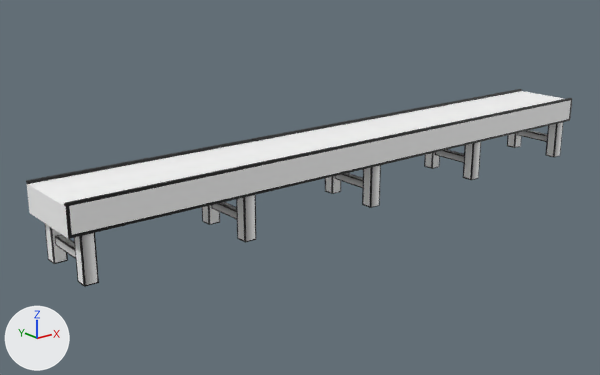
The FBX model Assets/Models/Blender/conveyor.fbx: old version first, new version second.
One viewpoint serves both versions: a 50 mm lens placed at (-10.87, -11.91, 5.26), pointed at (-0.9, 0.54, 0.27). Arrows for +X, +Y and +Z are at lower left; the lights stay in place.

In view in the first picture: 'Cube', 'Legs', 'Legs.001', 'Legs.002', 'Legs.003', 'Legs.004'.
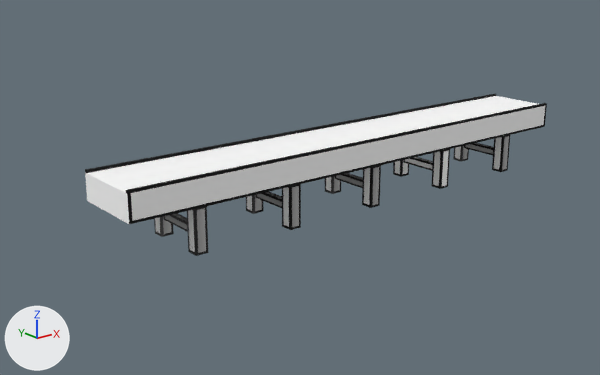
What differs and where, as boxes (x1, y1, x2, y2) in the pictures (600 x 375 px):
'Cube', surface changed, turned, rescaled (grey to black): before (26, 89, 572, 239); after (85, 94, 547, 224)
'Legs.002', surface changed, moved, turned, rescaled: before (44, 223, 99, 287); after (453, 135, 510, 172)
'Legs.001', surface changed, moved, turned, rescaled: before (202, 195, 256, 243); after (393, 149, 450, 189)
'Legs.003', surface changed, moved, turned, rescaled: before (424, 142, 481, 180); after (246, 184, 301, 230)
'Legs.004', surface changed, moved, turned, rescaled: before (507, 122, 563, 158); after (154, 206, 208, 256)
'Legs', surface changed, turned, rescaled: (325, 165, 381, 208) in both

Edits to the bpy script that builds the scene:
```text
Change mat_material:
    mat_material.roughness: 0.5 -> 1.0
Change me_cube_001:
    where me_cube_001.from_pydata(...)  # 72 vertices, 70 faces; spans x -12.0..12.0, y 0.0..85.0, z -70.0..70.0
    used by ob_legs; location = (0.0, 0.0, 0.0); rotation_euler = (1.571, 0.0, 0.0), in degrees (90, 0, 0); scale = (0.01, 0.01, 0.01)
    me_cube_001 part 4: the whole mesh is turned 90 degrees about the x axis through the mesh origin and scaled by 0.00984
Change me_cube_009:
    where me_cube_009.from_pydata(...)  # 72 vertices, 70 faces; spans x -12.0..12.0, y 0.0..85.0, z -70.0..70.0
    used by ob_legs_004; location = (6.0, 0.0, 0.0); rotation_euler = (1.571, 0.0, 0.0), in degrees (90, 0, 0); scale = (0.01, 0.01, 0.01)
    me_cube_009 part 1: the whole mesh is turned 90 degrees about the x axis through the mesh origin and scaled by 0.00984
Change me_cube_007:
    where me_cube_007.from_pydata(...)  # 72 vertices, 70 faces; spans x -12.0..12.0, y 0.0..85.0, z -70.0..70.0
    used by ob_legs_002; location = (-6.0, 0.0, 0.0); rotation_euler = (1.571, 0.0, 0.0), in degrees (90, 0, 0); scale = (0.01, 0.01, 0.01)
    me_cube_007 part 6: the whole mesh is turned 90 degrees about the x axis through the mesh origin and scaled by 0.00984
Change me_cube_008:
    where me_cube_008.from_pydata(...)  # 72 vertices, 70 faces; spans x -12.0..12.0, y 0.0..85.0, z -70.0..70.0
    used by ob_legs_003; location = (3.0, 0.0, 0.0); rotation_euler = (1.571, 0.0, 0.0), in degrees (90, 0, 0); scale = (0.01, 0.01, 0.01)
    me_cube_008 part 2: the whole mesh is turned 90 degrees about the x axis through the mesh origin and scaled by 0.00984
Change me_cube:
    where me_cube.from_pydata(...)  # 46 vertices, 32 faces; spans x -633.0..632.0, y 85.0..140.0, z -75.0..75.0
    used by ob_cube; location = (0.0, 0.0, 0.0); rotation_euler = (1.571, 0.0, 0.0), in degrees (90, 0, 0); scale = (0.01, 0.01, 0.01)
    me_cube part 3: the whole mesh is turned 90 degrees about the x axis through the mesh origin and scaled by 0.00843
Change me_cube_006:
    where me_cube_006.from_pydata(...)  # 72 vertices, 70 faces; spans x -12.0..12.0, y 0.0..85.0, z -70.0..70.0
    used by ob_legs_001; location = (-3.0, 0.0, 0.0); rotation_euler = (1.571, 0.0, 0.0), in degrees (90, 0, 0); scale = (0.01, 0.01, 0.01)
    me_cube_006 part 5: the whole mesh is turned 90 degrees about the x axis through the mesh origin and scaled by 0.00984
Change ob_legs:
    ob_legs.rotation_euler: (1.571, 0.0, 0.0) -> (0.0, 0.0, 0.0)  # degrees (90, 0, 0) -> degrees (0, 0, 0)
    ob_legs.scale: (0.01, 0.01, 0.01) -> (1.0, 1.0, 1.0)
Change ob_legs_004:
    ob_legs_004.rotation_euler: (1.571, 0.0, 0.0) -> (0.0, 0.0, 0.0)  # degrees (90, 0, 0) -> degrees (0, 0, 0)
    ob_legs_004.scale: (0.01, 0.01, 0.01) -> (1.0, 1.0, 1.0)
    ob_legs_004.location: (6.0, 0.0, 0.0) -> (-4.0, 0.0, 0.0)
Change ob_legs_002:
    ob_legs_002.rotation_euler: (1.571, 0.0, 0.0) -> (0.0, 0.0, 0.0)  # degrees (90, 0, 0) -> degrees (0, 0, 0)
    ob_legs_002.scale: (0.01, 0.01, 0.01) -> (1.0, 1.0, 1.0)
    ob_legs_002.location: (-6.0, 0.0, 0.0) -> (4.0, 0.0, 0.0)
Change ob_legs_003:
    ob_legs_003.rotation_euler: (1.571, 0.0, 0.0) -> (0.0, 0.0, 0.0)  # degrees (90, 0, 0) -> degrees (0, 0, 0)
    ob_legs_003.scale: (0.01, 0.01, 0.01) -> (1.0, 1.0, 1.0)
    ob_legs_003.location: (3.0, 0.0, 0.0) -> (-2.0, 0.0, 0.0)
Change ob_cube:
    ob_cube.rotation_euler: (1.571, 0.0, 0.0) -> (0.0, 0.0, 0.0)  # degrees (90, 0, 0) -> degrees (0, 0, 0)
    ob_cube.scale: (0.01, 0.01, 0.01) -> (1.0, 1.0, 1.0)
Change ob_legs_001:
    ob_legs_001.rotation_euler: (1.571, 0.0, 0.0) -> (0.0, 0.0, 0.0)  # degrees (90, 0, 0) -> degrees (0, 0, 0)
    ob_legs_001.scale: (0.01, 0.01, 0.01) -> (1.0, 1.0, 1.0)
    ob_legs_001.location: (-3.0, 0.0, 0.0) -> (2.0, 0.0, 0.0)
```
